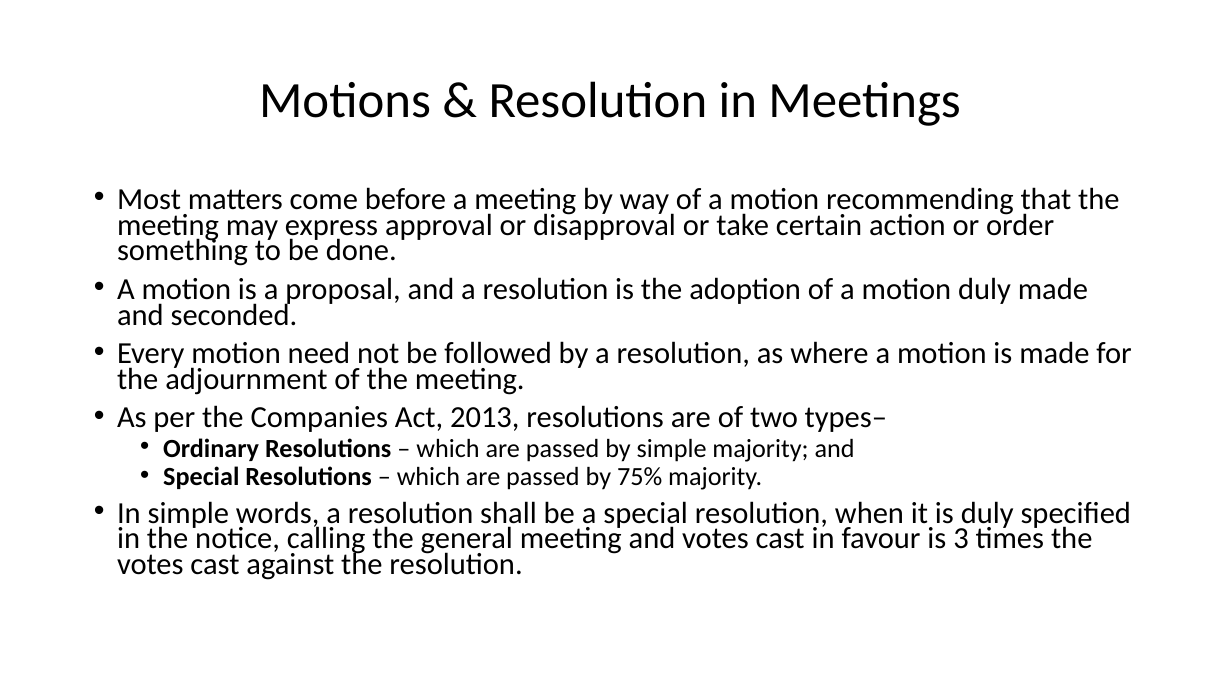
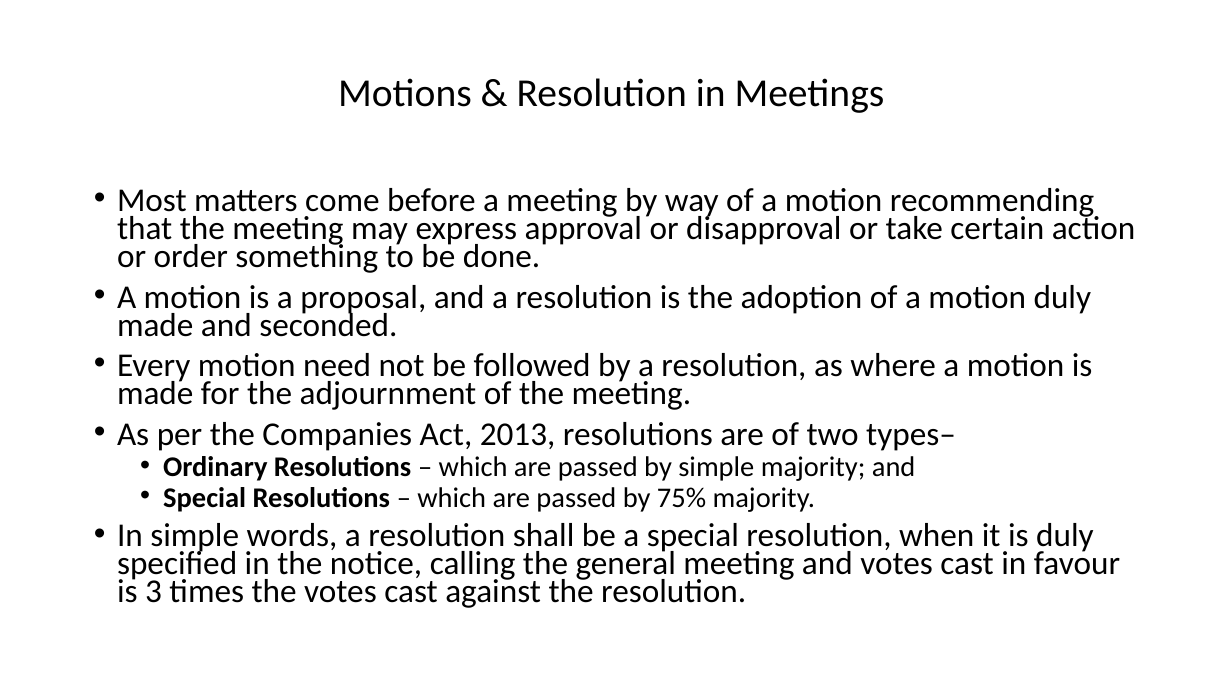
Before and after one commit to kd10041/Acads-KGP, a slide deck: slide 43 of Semester-7-Autum'24/EP61203-Financial-&-Legal-aspect-of-new-ventures/Chapter-8-Companies-Act-2013.pptx. Drawn at 1232x693 pixels with LibreOffice and Linux fonts; fonts in the diff are those of the drawing. Boxes give left, top, right and bottom in pixels: in the first picture for what was removed or moved away, otherwise in the second. Text is boxed around its words. In the diff, an @@ line names an element or a change of style, - is before the commit and + after.

```diff
--- a/Semester-7-Autum'24/EP61203-Financial-&-Legal-aspect-of-new-ventures/Chapter-8-Companies-Act-2013.pptx
+++ b/Semester-7-Autum'24/EP61203-Financial-&-Legal-aspect-of-new-ventures/Chapter-8-Companies-Act-2013.pptx
@@ title "Motions & Resolution in Meetings" at <box>338,78,885,113</box>: size 39.6 to 30.8 pt; line spacing 0.9 to 0.7 @@
@@ text "Most matters come before a ..." at <box>117,188,1136,608</box>: size 23.8 to 25.9 pt in "Most matters come before a meeting by ...", "A motion is a proposal, and a ...", "Every motion need not be followed by ...", "As per the Companies Act, 2013, resolutions ..." and 1 more places; size 20.4 to 22.2 pt in "Ordinary Resolutions – which are passed by ...", "Special Resolutions – which are passed by ..." @@
```
Also in this commit, not shown: 26 other slides changed, 34 other files.
